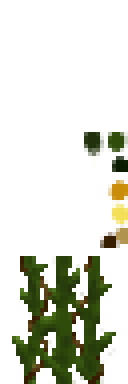
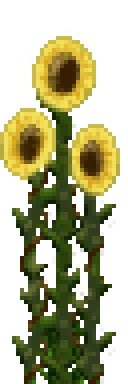
Layered file, before and after one edit (128px x 384px). Changes by layer:
hid group "sunflowerseed" (3 layers) over [4, 28, 128, 384]
hid "Layer 8", painted on it over [4, 28, 128, 248]
added layer "Layer 11" in group "sunflower parts" over [0, 28, 120, 200]
added layer "Layer 9 copy 2" in group "sunflower parts" over [36, 84, 84, 128]
added layer "Layer 9 copy" in group "sunflower parts" over [12, 128, 124, 256]
painted on "Layer 9" over [12, 256, 112, 384]
showed "Layer 4" over [40, 320, 88, 384]
